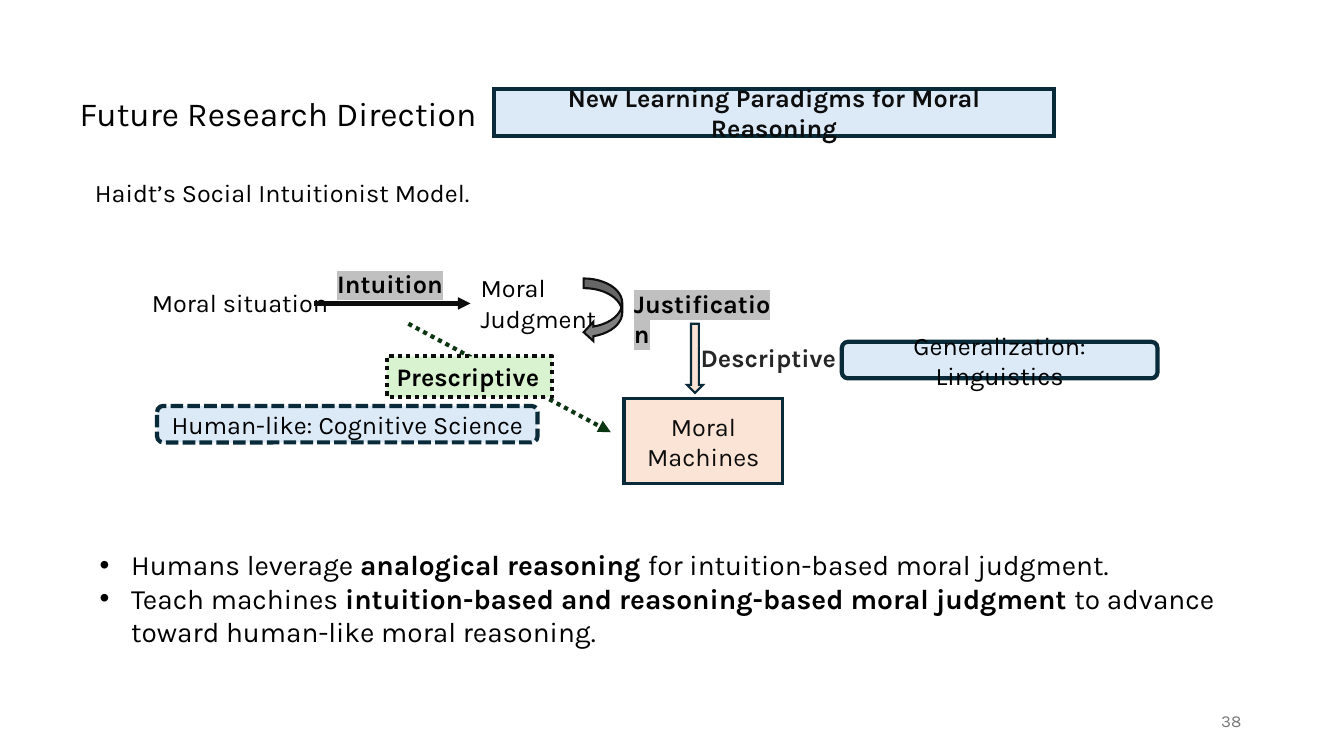
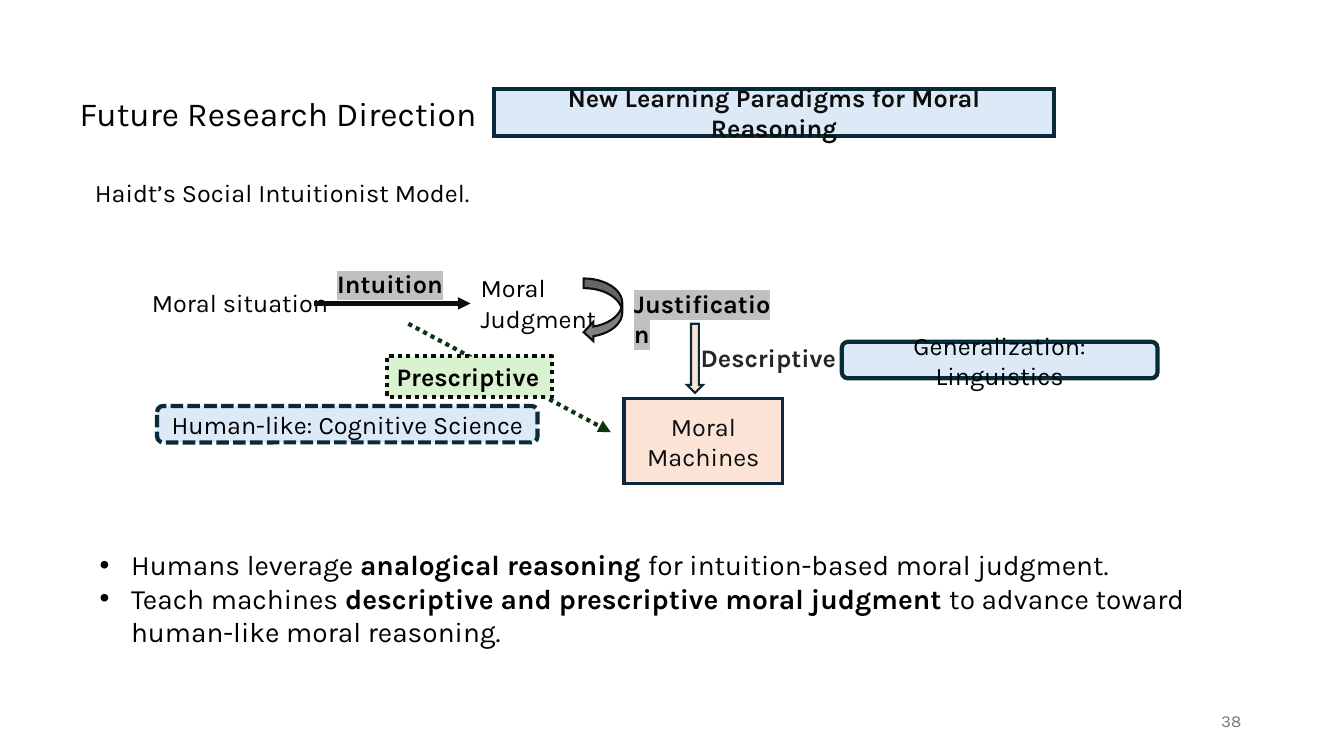
Before and after one commit to guangliang-nlp/jobtalk, a slide deck: slide 38 of jobtalk.pptx. Drawn at 1344x756 pixels with LibreOffice and Linux fonts; fonts in the diff are those of the drawing. Boxes give left, top, right and bottom in pixels: in the first picture for what was removed or moved away, otherwise in the second. Text is boxed around its words. In the diff, an @@ line names an element or a change of style, - is before the commit and + after.

```diff
--- a/jobtalk.pptx
+++ b/jobtalk.pptx
@@ text at <box>131,589,1184,649</box>: text changed @@
-• Teach machines intuition-based and reasoning-based moral judgment to advance toward human-like moral reasoning.
+• Teach machines descriptive and prescriptive moral judgment to advance toward human-like moral reasoning.
```
Also in this commit, not shown: 2 other slides changed, 1 other file.
